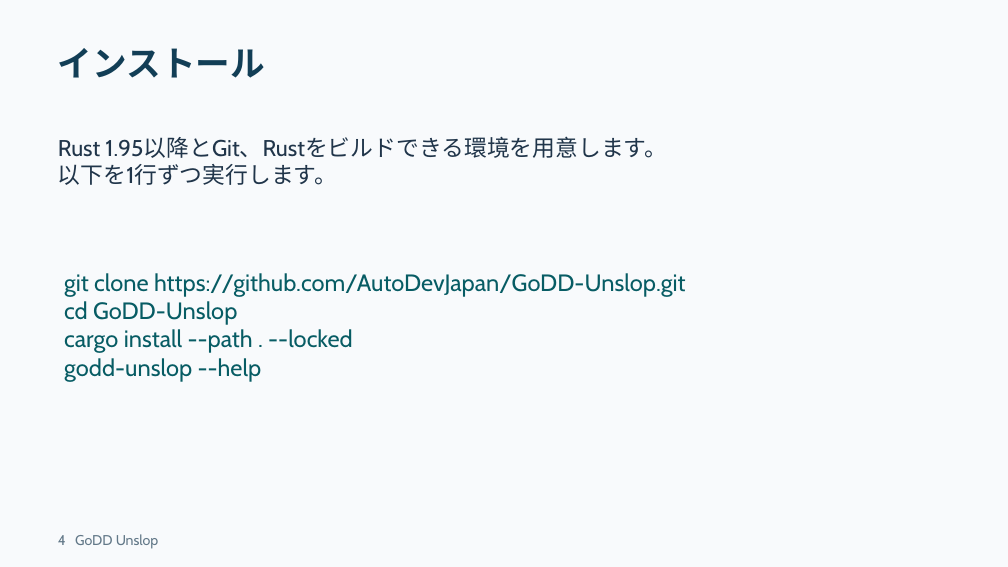
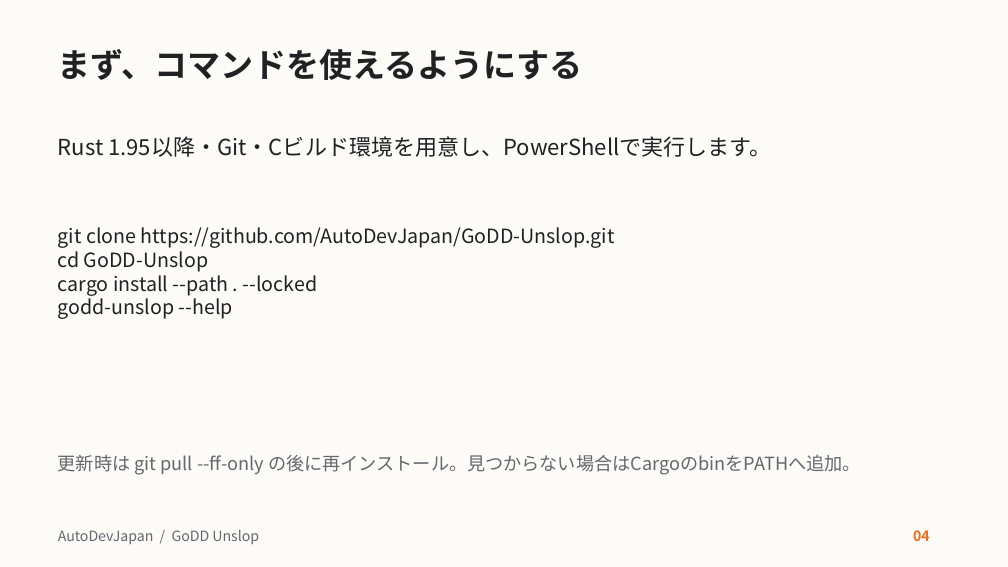
Before and after one commit to AutoDevJapan/GoDD-Unslop, a slide deck: slide 4 of docs/user-guide.pptx. Drawn at 1008x567 pixels with LibreOffice and Linux fonts; fonts in the diff are those of the drawing. Boxes give left, top, right and bottom in pixels: in the first picture for what was removed or moved away, otherwise in the second. Text is boxed around its words. In the diff, an @@ line names an element or a change of style, - is before the commit and + after.

Commit message:
ADJテンプレートとAI改稿の図解ガイドを追加する

```diff
--- a/docs/user-guide.pptx
+++ b/docs/user-guide.pptx
@@ background #F8FAFC to #FCFBF8 @@
@@ title at (58,49,583,80): text changed; size 33 to 31.5 pt; font Cabin to Noto Sans CJK JP; text colour #123E56 to #202123 @@
-インストール
+まず、コマンドを使えるようにする
@@ text at (58,136,772,157): text changed; size 21.8 to 21 pt; font Cabin to Noto Sans CJK JP; text colour #20354A to #202123 @@
-Rust 1.95以降とGit、Rustをビルドできる環境を用意します。
-以下を1行ずつ実行します。
+Rust 1.95以降・Git・Cビルド環境を用意し、PowerShellで実行します。
@@ text "git clone https://github.com/AutoDevJapan/GoDD-Unslop.git": place and size @@
-text "git clone https://github.com/AutoDevJapan/GoDD-Unslop.git" at (64,273,686,382)
+text "git clone https://github.com/AutoDevJapan/GoDD-Unslop.git" at (58,227,615,319)
@@ text "git clone https://github.com/AutoDevJapan/GoDD-Unslop.git" at (58,227,615,319): size 22.5 to 18.8 pt, font Cabin to Noto Sans CJK JP, text colour #075C64 to #202123 @@
@@ text added at (58,455,861,475), 17.2 pt, text #65676C @@
+更新時は git pull --ff-only の後に再インストール。見つからない場合はCargoのbinをPATHへ追加。
@@ text at (58,529,259,544): text changed; font Cabin to Noto Sans CJK JP; text colour #627888 to #65676C @@
-4 GoDD Unslop
+AutoDevJapan / GoDD Unslop
@@ text added at (913,530,930,541), 13.5 pt, text #F16A18, bold @@
+04
```
Also in this commit, not shown: 2 other slides changed, 23 slides added, 17 slides removed, 10 other files.
